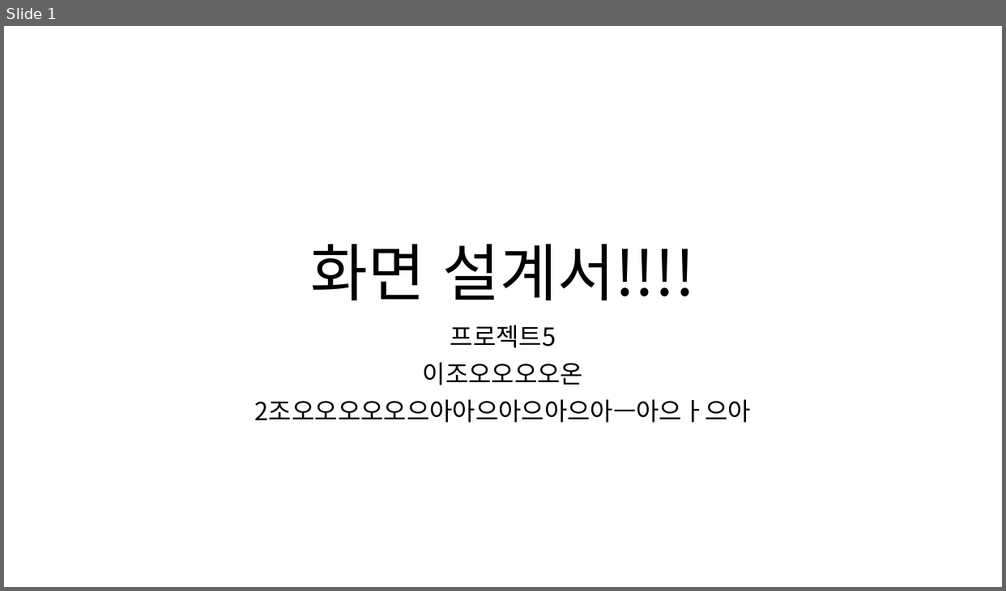
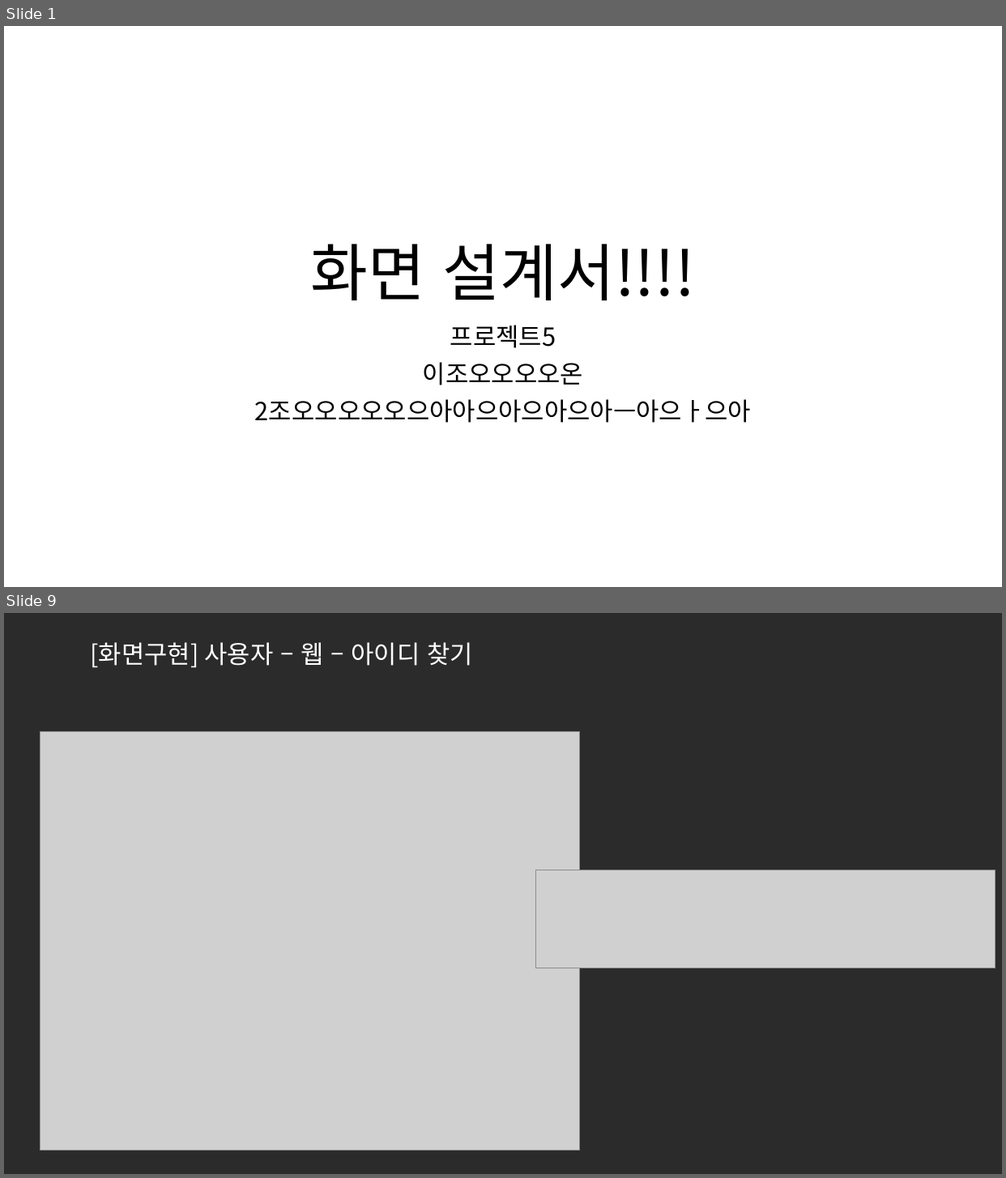
Before and after one commit to ezenteam2/e-Zone, a slide deck: 0 발표용 파워포인트/0417 3차발표/0417 project05 - 파워포인트 - 기범.pptx. Shown one above the other, each under a label of ours: slide 1 before the commit, slides 1 and 9 after it; the slides between them are not shown. The pictures are 1006x591 and 1006x1178 pixels, drawn with LibreOffice and Linux fonts; fonts in the diff are those of the drawing; grey boxes stand for pictures; background and template pictures are left out; a plain dark background stands for a picture behind light text. Boxes give left, top, right and bottom in pixels: in the first picture for what was removed or moved away, otherwise in the second. Text is boxed around its words. In the diff, an @@ line names an element or a change of style, - is before the commit and + after.

```diff
--- a/0 발표용 파워포인트/0417 3차발표/0417 project05 - 파워포인트 - 기범.pptx
+++ b/0 발표용 파워포인트/0417 3차발표/0417 project05 - 파워포인트 - 기범.pptx
@@ slide 9 added at <box>4,613,1002,1174</box>, background picture (left out) @@
@@ title added at <box>90,642,473,668</box>, 24 pt, text #FFFFFF @@
+[화면구현] 사용자 – 웹 – 아이디 찾기
@@ picture added at <box>40,731,580,1151</box> @@
@@ picture added at <box>536,870,996,968</box> @@
```
Also in this commit, not shown: 15 other slides added, 1 other file.
